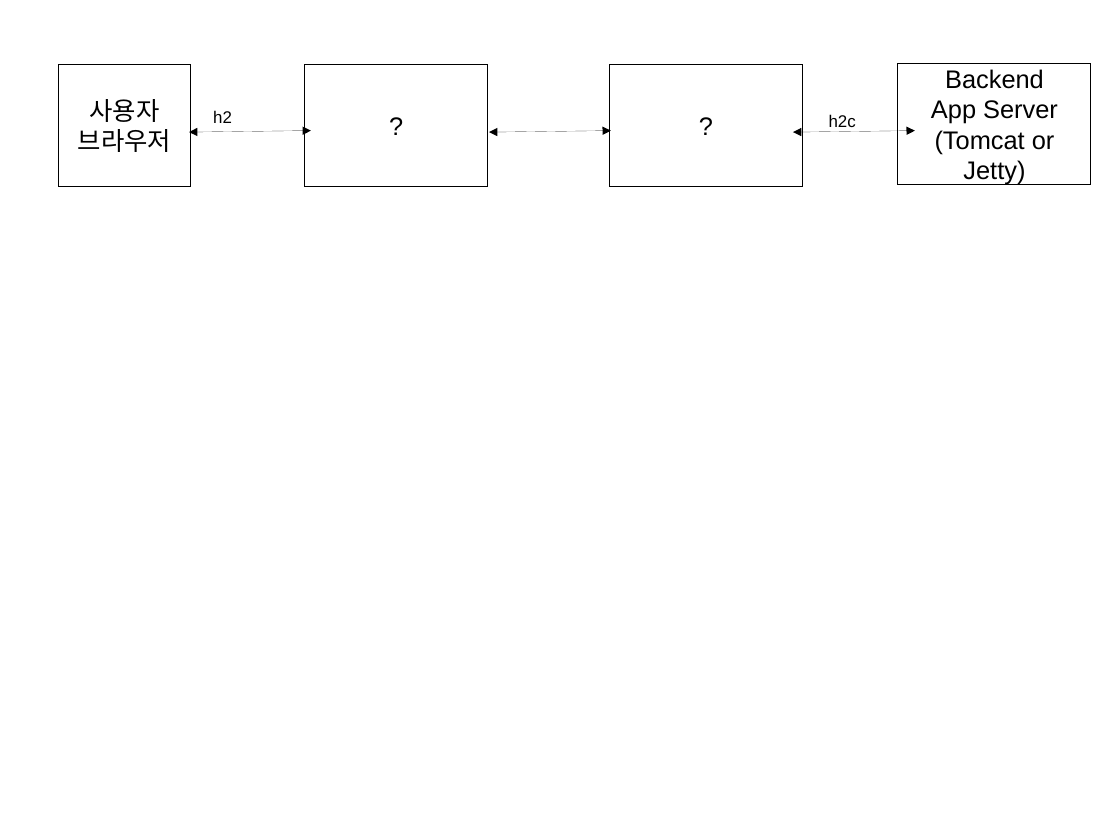
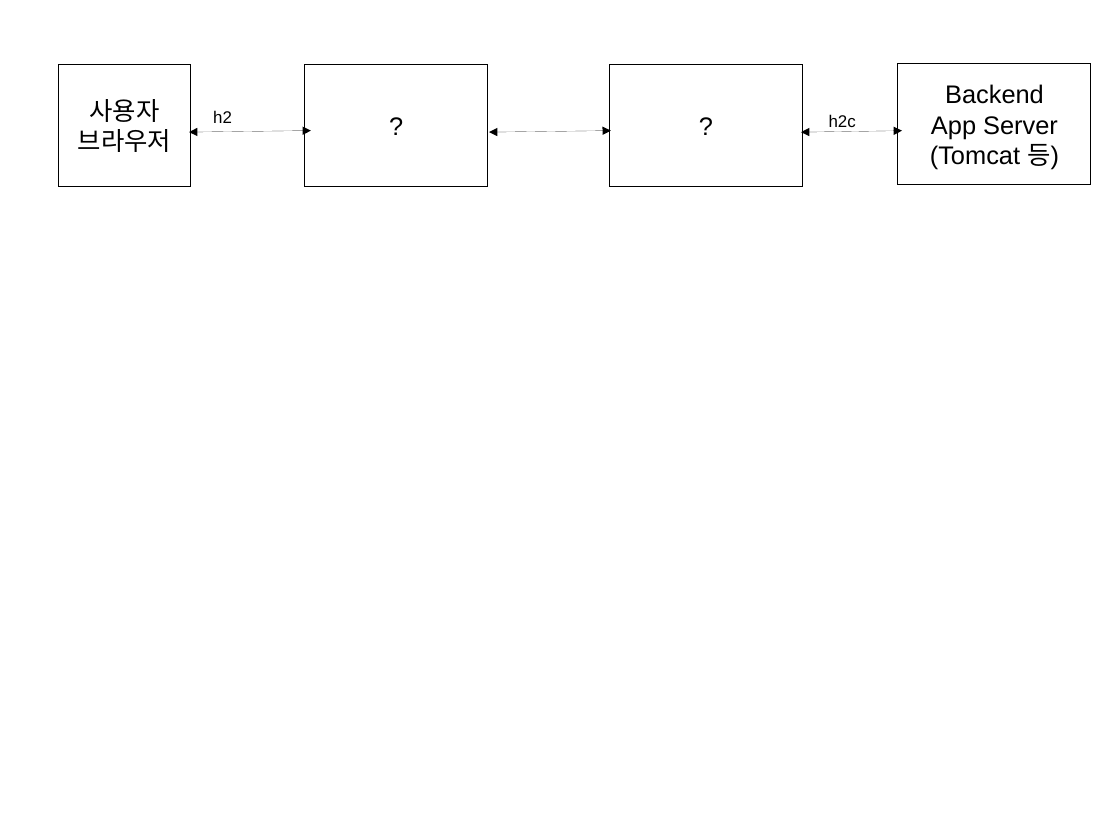
Before and after one commit to benelog/h2demo, a slide deck: slide 2 of docs/diagrams.odp. Drawn at 1120x840 pixels with LibreOffice and Linux fonts; fonts in the diff are those of the drawing. Boxes give left, top, right and bottom in pixels: in the first picture for what was removed or moved away, otherwise in the second. Text is boxed around its words. In the diff, an @@ line names an element or a change of style, - is before the commit and + after.

```diff
--- a/docs/diagrams.odp
+++ b/docs/diagrams.odp
@@ double arrow moved from (794, 132) - (916, 131) to (801, 132) - (903, 131) @@
@@ text in rectangle at [930,144,1059,170]: text changed @@
-(Tomcat or
-Jetty)
+(Tomcat 등)
```
Also in this commit, not shown: 5 other slides changed, 8 other files.
